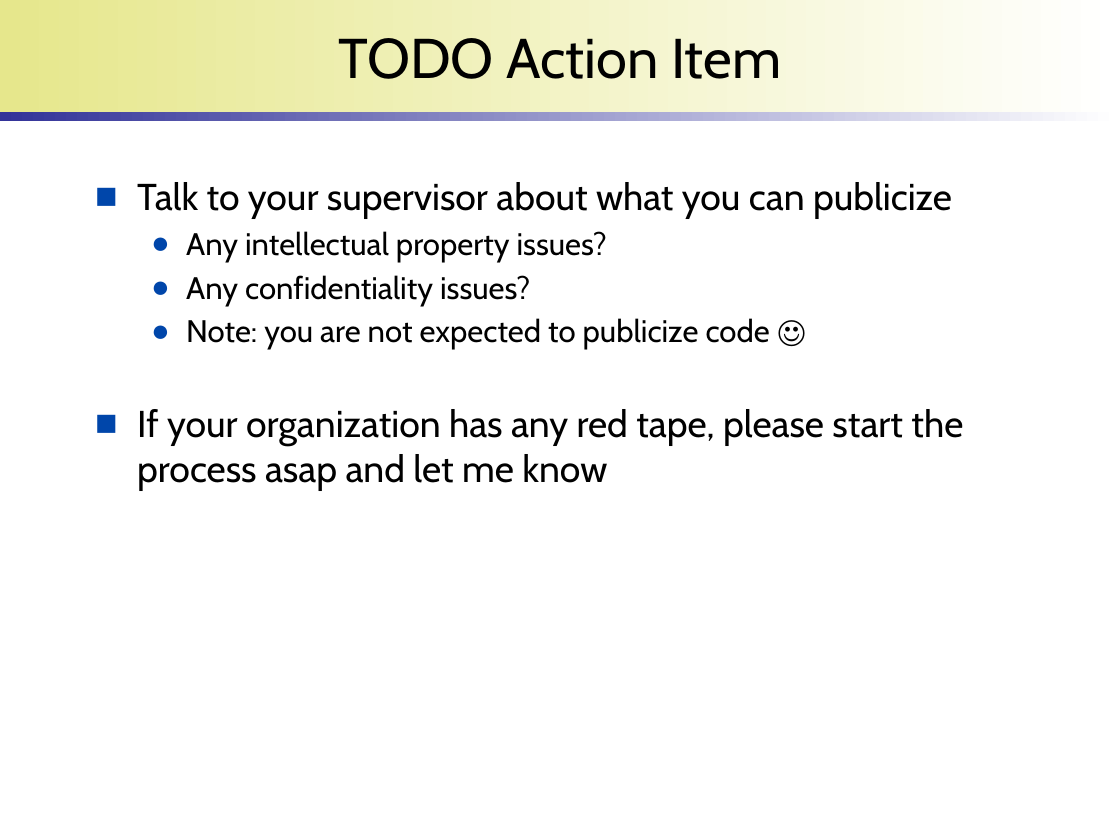
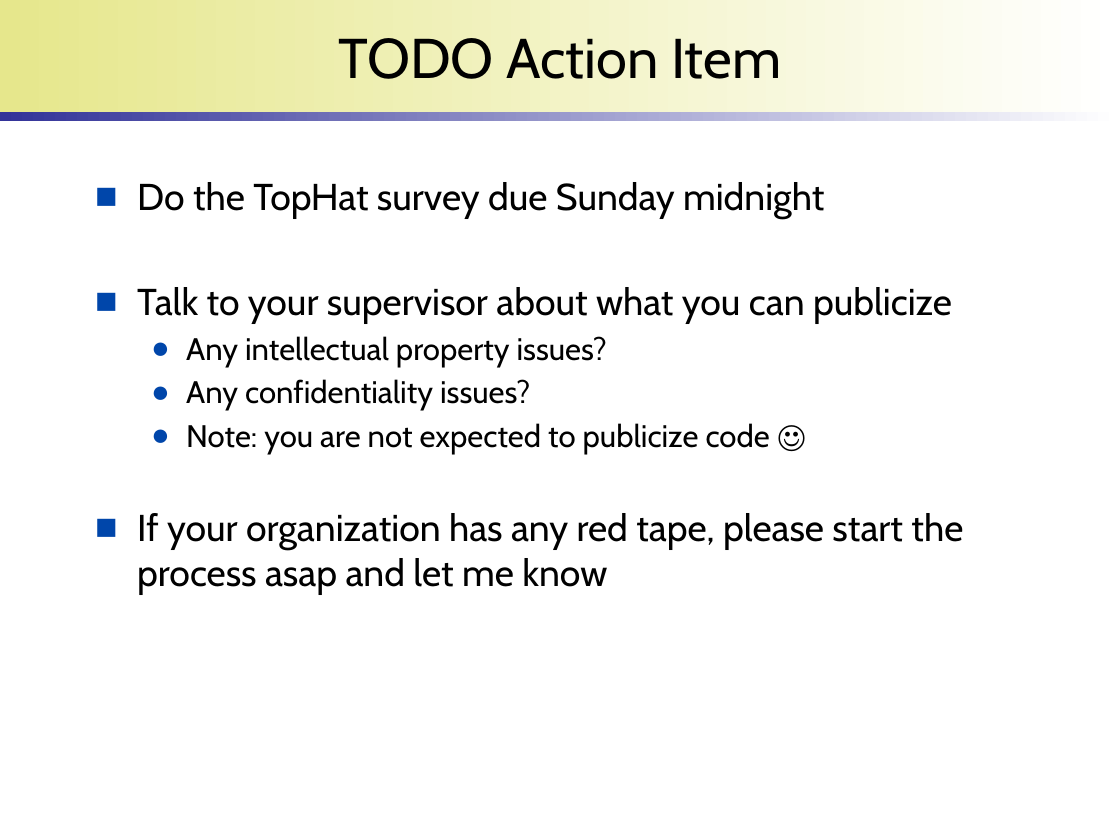
Before and after one commit to wonsunahn/Capstone_Fall2022, a slide deck: slide 13 of lectures/introduction-internship.pptx. Drawn at 1120x840 pixels with LibreOffice and Linux fonts; fonts in the diff are those of the drawing; background and template pictures are left out. Boxes give left, top, right and bottom in pixels: in the first picture for what was removed or moved away, otherwise in the second. Text is boxed around its words. In the diff, an @@ line names an element or a change of style, - is before the commit and + after.

```diff
--- a/lectures/introduction-internship.pptx
+++ b/lectures/introduction-internship.pptx
@@ text at (137, 182, 824, 219): paragraph added @@
+■ Do the TopHat survey due Sunday midnight
```
Also in this commit, not shown: 8 other slides changed.
